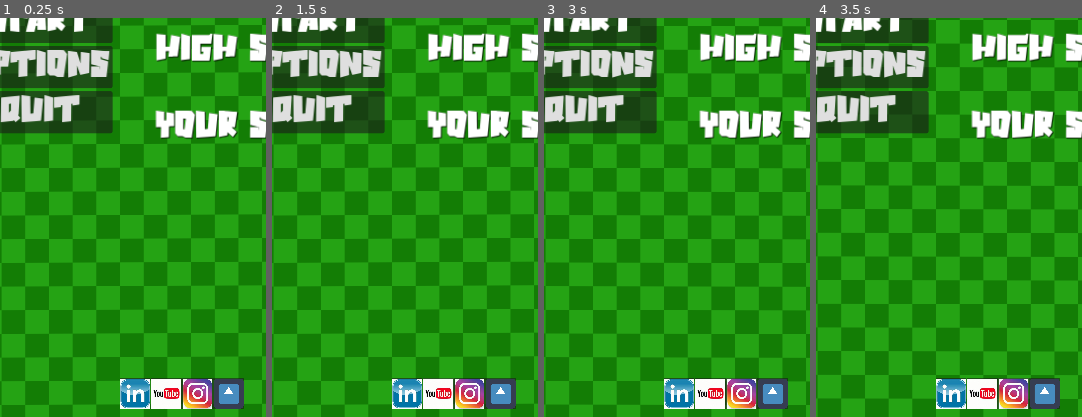
Above: before the commit, frames 1-4 (left to right).
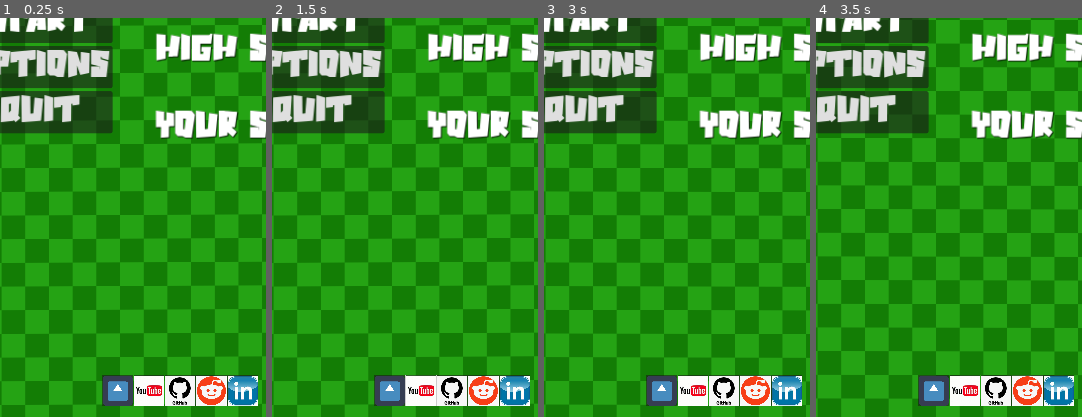
Above: after the commit, the same moments.

Repository: JanBat/GodotSandboxFun
Game: Godot game, scene res://scenes/Main.tscn
Two runs of this game, one before a commit and one after it. Both use one fixed random seed, a clock stepped at 60 frames per second and the inputs below. The engine's default icon, where the game draws it, is replaced by a stand-in: a white triangle on a blue panel in a dark square.
Inputs (mouse positions are % of the whole screen's width and height, from its top left; square brackets give the same spot before the commit, where the layout moved):
- Up to frame 1 (0.25 s): no input
- Up to frame 2 (1.5 s): click (39, 95) [59, 95] at 0.5 s; click (44, 95) [48, 95] at 1.25 s
- Up to frame 3 (3 s): click (54, 95) at 2.02 s; click (56, 95) at 2.77 s
- Up to frame 4 (3.5 s): no input
The pictures show only the part of the screen within x 17-66%, y 48-98%; the shares and areas given below are measured in that part.

The runs differ from the first frame. In frame 1, 4.3% of the frame differs, in the area x 38-97%, y 89-98%; in frame 2, 4.3%; in frame 3, 4.3%; in frame 4, 4.3%.

Commit message:
Social media links, button functions, placed box, added reddit, deleted insta

Diff:
--- a/scenes/main_menu.tscn
+++ b/scenes/main_menu.tscn
@@ -7,8 +7,9 @@
 [ext_resource type="Texture2D" uid="uid://b3gqe5s64dt2f" path="res://art/LOGO/linkedin_logo.png" id="5_am066"]
 [ext_resource type="Script" path="res://scenes/HIGHSCORELABEL.gd" id="5_yn5mu"]
 [ext_resource type="Texture2D" uid="uid://dr6tirvnnuvqu" path="res://art/LOGO/YouTube.png" id="6_2qrgh"]
-[ext_resource type="Texture2D" uid="uid://b0jskn4j6tbuc" path="res://art/LOGO/instagram.png" id="7_ql5oj"]
+[ext_resource type="Texture2D" uid="uid://byrtngek0br8r" path="res://art/LOGO/GIT2.png" id="8_jc8pf"]
 [ext_resource type="Texture2D" uid="uid://dxtmdn0kbht20" path="res://art/LOGO/godot.png" id="8_n4ieo"]
+[ext_resource type="Texture2D" uid="uid://0lbjt181ghfu" path="res://art/LOGO/REDDIT.png" id="9_2iu0a"]
 
 [sub_resource type="ShaderMaterial" id="ShaderMaterial_2nv43"]
 shader = ExtResource("3_mc0n7")
@@ -152,32 +153,42 @@
 
 [node name="SocialMedia" type="HBoxContainer" parent="."]
 layout_mode = 0
-offset_left = 265.0
-offset_top = 1010.0
-offset_right = 1593.0
-offset_bottom = 1287.0
+offset_left = 250.0
+offset_top = 1006.0
+offset_right = 1750.0
+offset_bottom = 1285.0
 scale = Vector2(0.15, 0.15)
 alignment = 1
+
+[node name="GODOT" type="Button" parent="SocialMedia"]
+layout_mode = 2
+icon = ExtResource("8_n4ieo")
+
+[node name="YOUTUBE" type="Button" parent="SocialMedia"]
+layout_mode = 2
+icon = ExtResource("6_2qrgh")
+
+[node name="GITHUB" type="Button" parent="SocialMedia"]
+custom_minimum_size = Vector2(277, 277)
+layout_mode = 2
+icon = ExtResource("8_jc8pf")
+
+[node name="REDDIT" type="Button" parent="SocialMedia"]
+layout_mode = 2
+icon = ExtResource("9_2iu0a")
 
 [node name="LINKEDIN" type="Button" parent="SocialMedia"]
 layout_mode = 2
 theme_override_font_sizes/font_size = 50
 icon = ExtResource("5_am066")
 
-[node name="YOUTUBE" type="Button" parent="SocialMedia"]
-layout_mode = 2
-icon = ExtResource("6_2qrgh")
-
-[node name="INSTAGRAM" type="Button" parent="SocialMedia"]
-layout_mode = 2
-icon = ExtResource("7_ql5oj")
-
-[node name="GODOT" type="Button" parent="SocialMedia"]
-layout_mode = 2
-icon = ExtResource("8_n4ieo")
-
 [connection signal="pressed" from="Start_Options_Quit/START" to="." method="_on_start_pressed"]
 [connection signal="pressed" from="Start_Options_Quit/OPTIONS" to="." method="_on_options_pressed"]
 [connection signal="pressed" from="Start_Options_Quit/OPTIONS/ColorRect/OPTIONSMENU/SOUNDCHECK" to="." method="_on_soundcheck_pressed"]
 [connection signal="toggled" from="Start_Options_Quit/OPTIONS/ColorRect/OPTIONSMENU/SOUNDCHECK" to="." method="_on_soundcheck_toggled"]
 [connection signal="pressed" from="Start_Options_Quit/QUIT" to="." method="_on_quit_pressed"]
+[connection signal="pressed" from="SocialMedia/GODOT" to="." method="_on_godot_pressed"]
+[connection signal="pressed" from="SocialMedia/YOUTUBE" to="." method="_on_youtube_pressed"]
+[connection signal="pressed" from="SocialMedia/GITHUB" to="." method="_on_github_pressed"]
+[connection signal="pressed" from="SocialMedia/REDDIT" to="." method="_on_reddit_pressed"]
+[connection signal="pressed" from="SocialMedia/LINKEDIN" to="." method="_on_linkedin_pressed"]
--- a/scripts/main_menu.gd
+++ b/scripts/main_menu.gd
@@ -61,3 +61,21 @@
 	print_current_score(score)
 	print_high_score(score)
 	show()
+
+##---------------------------------------
+## SOCIAL MEDIA LINKS:
+
+func _on_linkedin_pressed():
+	OS.shell_open("https://www.linkedin.com/company/github")
+
+func _on_godot_pressed():
+	OS.shell_open("https://docs.godotengine.org/en/stable/index.html")
+
+func _on_youtube_pressed():
+	OS.shell_open("https://www.youtube.com/c/GodotEngineOfficial")
+
+func _on_github_pressed():
+	OS.shell_open("https://github.com/JanBat/GodotSandboxFun")
+
+func _on_reddit_pressed():
+	OS.shell_open("https://www.reddit.com/r/godot/")
Binary file added: art/LOGO/GIT.png
Not shown, added: art/LOGO/GIT.png.import
Binary file added: art/LOGO/GIT2.png
Not shown, changed: art/LOGO/GIT2.png.import
Binary file added: art/LOGO/REDDIT.png
Not shown, added: art/LOGO/REDDIT.png.import
Binary file removed: art/LOGO/instagram.png
Not shown: 1 places in scenes/main_menu.tscn that only renumber resources
